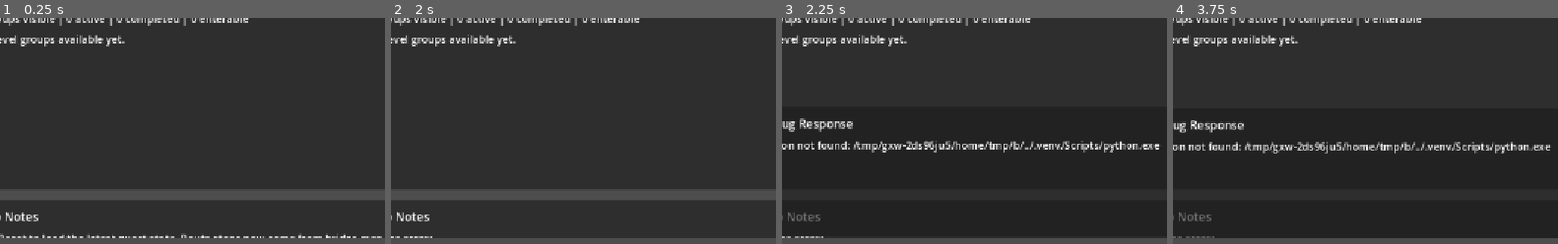
Above: before the commit, frames 1-4 (left to right).
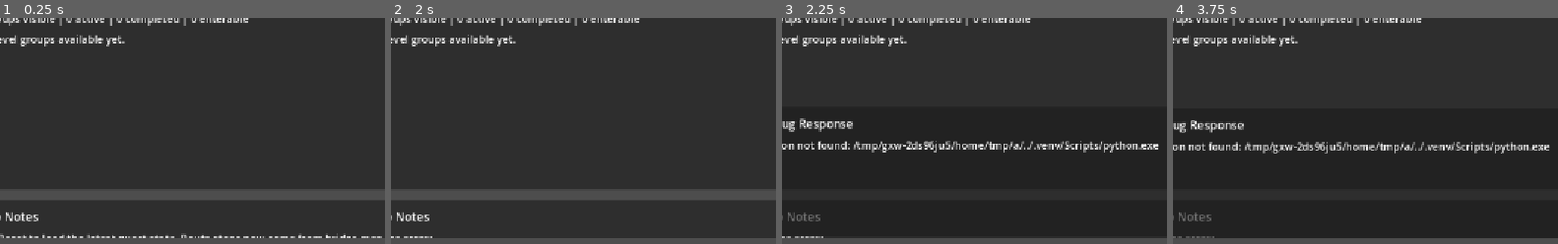
Above: after the commit, the same moments.

Repository: bowen12274Bot/Block2Python
Game: Godot game, scene res://scenes/game_flow_root.tscn
Two runs of this game, one before a commit and one after it. Both use one fixed random seed, a clock stepped at 60 frames per second and the inputs below.
Inputs:
- Up to frame 1 (0.25 s): no input
- Up to frame 2 (2 s): click "Start Bridge" at 0.5 s; click "Start Bridge" at 1.25 s
- Up to frame 3 (2.25 s): click "Show Debug" at 2 s
- Up to frame 4 (3.75 s): click "Hide Debug" at 2.75 s; click "Show Debug" at 3.5 s
The pictures show only the part of the screen within x 5-55%, y 50-100%; the shares and areas given below are measured in that part.

Frames 1-2 are identical in both runs. In frame 3, 0.6% of the frame differs, in the area x 60-98%, y 54-60%; in frame 4, 0.6%.

Commit message:
fix: 修正解鎖邏輯並收斂 group-01 content 與 tools

Diff:
--- a/godot_poc/scripts/map/quest_map_mapper.gd
+++ b/godot_poc/scripts/map/quest_map_mapper.gd
@@ -71,21 +71,25 @@
 	return group_views
 
 
-static func _build_group_view(group: Dictionary, group_index: int, prior_group_views: Array[Dictionary], progress_state: Dictionary) -> Dictionary:
+static func _build_group_view(group: Dictionary, _group_index: int, _prior_group_views: Array[Dictionary], progress_state: Dictionary) -> Dictionary:
 	var demo_route_steps: Array[Dictionary] = _step_dict_array(group.get("demo_route", []))
 	var practice_route_steps: Array[Dictionary] = _step_dict_array(group.get("practice_route", []))
 	var all_steps: Array[Dictionary] = []
 	all_steps.append_array(demo_route_steps)
 	all_steps.append_array(practice_route_steps)
 
-	var intrinsic_status_key: String = QuestMapRulesScript.intrinsic_group_status_key(all_steps)
-	var status_key: String = QuestMapRulesScript.group_status_key(group_index, intrinsic_status_key, prior_group_views)
-	var current_label: String = QuestMapRulesScript.group_current_label(all_steps)
 	var progress := QuestMapRulesScript.group_progress(all_steps)
 	var group_id: String = str(group.get("group_id", ""))
 	var title: String = str(group.get("title", "Group"))
-	var demo_slot: Dictionary = _build_slot_view("demo", "Demo", demo_route_steps, progress_state, group_id)
-	var practice_slot: Dictionary = _build_slot_view("practice", "Practice", practice_route_steps, progress_state, group_id)
+	var status_key: String = str(group.get("status_key", "locked"))
+	var status_label: String = str(group.get("status_label", QuestMapRulesScript.status_label(status_key)))
+	var current_label: String = str(group.get("current_label", ""))
+	var demo_slot: Dictionary = _slot_dict(group.get("demo_slot", {}))
+	var practice_slot: Dictionary = _slot_dict(group.get("practice_slot", {}))
+	if demo_slot.is_empty():
+		demo_slot = _build_slot_view("demo", "Demo", demo_route_steps, progress_state, group_id)
+	if practice_slot.is_empty():
+		practice_slot = _build_slot_view("practice", "Practice", practice_route_steps, progress_state, group_id)
 
 	return {
 		"group_id": group_id,
@@ -95,8 +99,8 @@
 		"theme_description": _theme_description_for_group(group_id),
 		"unlock_blocks": _unlock_blocks_for_group(group_id),
 		"status_key": status_key,
-		"status_label": QuestMapRulesScript.group_status_label(status_key, QuestMapRulesScript.is_planned_only_group(all_steps)),
-		"is_enterable": status_key != "locked",
+		"status_label": status_label,
+		"is_enterable": bool(group.get("is_enterable", status_key != "locked")),
 		"progress_label": "Progress: %d / %d tracked steps" % [progress["completed"], progress["total"]],
 		"current_label": current_label,
 		"node_titles": QuestMapRulesScript.tracked_titles(demo_route_steps, practice_route_steps),
@@ -209,6 +213,12 @@
 	return _string_array(primary_step.get("level_ids", [])).size()
 
 
+static func _slot_dict(value: Variant) -> Dictionary:
+	if value is Dictionary:
+		return value
+	return {}
+
+
 static func _step_dict_array(value: Variant) -> Array[Dictionary]:
 	var results: Array[Dictionary] = []
 	if value is Array:
--- a/godot_poc/scripts/map/quest_map_rules.gd
+++ b/godot_poc/scripts/map/quest_map_rules.gd
@@ -153,11 +153,11 @@
 		return true
 	if not level_ids.is_empty():
 		return true
-	if str(step.get("node_id", "")) != "":
-		return true
-	if str(step.get("challenge_id", "")) != "":
-		return true
-	if str(step.get("scene_id", "")) != "":
+	if _has_non_empty_string(step.get("node_id", null)):
+		return true
+	if _has_non_empty_string(step.get("challenge_id", null)):
+		return true
+	if _has_non_empty_string(step.get("scene_id", null)):
 		return true
 	return false
 
@@ -205,3 +205,7 @@
 		for item in value:
 			result.append(str(item))
 	return result
+
+
+static func _has_non_empty_string(value: Variant) -> bool:
+	return value is String and str(value) != ""
Not shown, added: assets/game_content/battery/battery-group-01.yaml
Not shown, changed: assets/game_content/index.yaml
Not shown, changed: assets/game_content/map_routes/main-map-routes.yaml
Not shown, changed: assets/game_content/nodes/main-map-nodes.yaml
Not shown, changed: assets/game_content/quests/quest-main-map.yaml
Not shown, added: assets/game_content/toolbox/toolbox-group-01.yaml
Not shown, removed: assets/levels/cases/basic-io-double/01.in
Not shown, removed: assets/levels/cases/basic-io-double/01.out
Not shown, removed: assets/levels/cases/basic-io-hello/01.in
Not shown, removed: assets/levels/cases/basic-io-hello/01.out
Not shown, removed: assets/levels/cases/basic-io-sum/01.in
Not shown, removed: assets/levels/cases/basic-io-sum/01.out
(and 55 more such lines)
